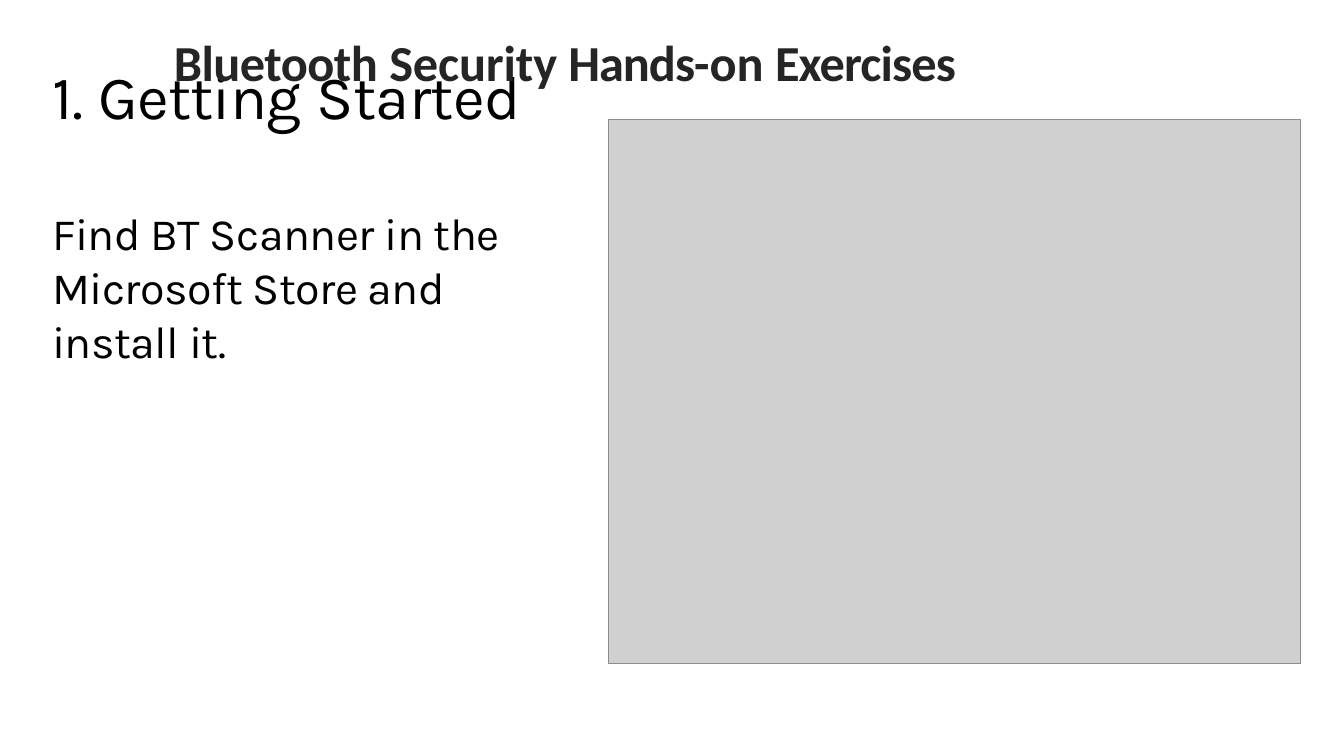
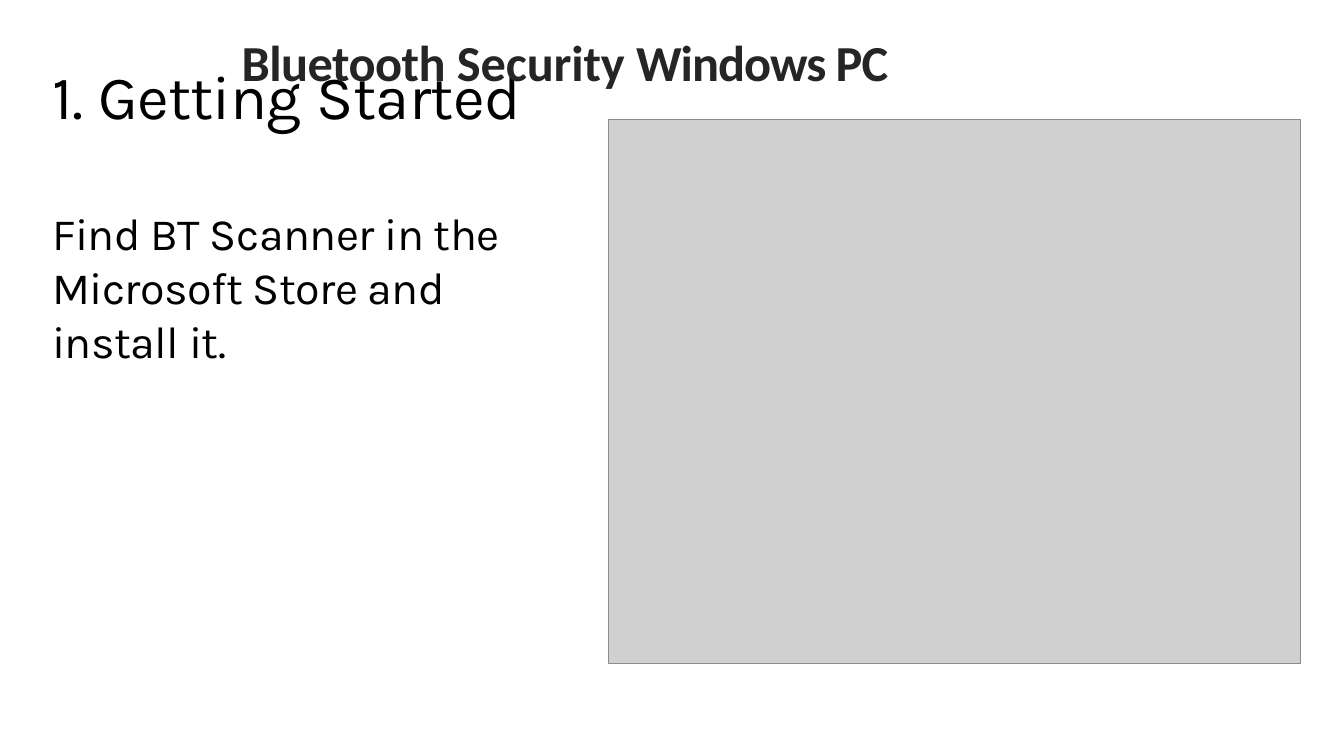
Before and after one commit to nprobert/AutoISAC-ACT-AdvWireless, a slide deck: slide 2 of 2 ACT AW - Bluetooth.pptx. Drawn at 1344x756 pixels with LibreOffice and Linux fonts; fonts in the diff are those of the drawing; grey boxes stand for pictures. Boxes give left, top, right and bottom in pixels: in the first picture for what was removed or moved away, otherwise in the second. Text is boxed around its words. In the diff, an @@ line names an element or a change of style, - is before the commit and + after.

```diff
--- a/2 ACT AW - Bluetooth.pptx
+++ b/2 ACT AW - Bluetooth.pptx
@@ text at (242,45,888,93): text changed @@
-Bluetooth Security Hands-on Exercises
+Bluetooth Security Windows PC
```
Also in this commit, not shown: 3 other slides changed, 2 other files.
